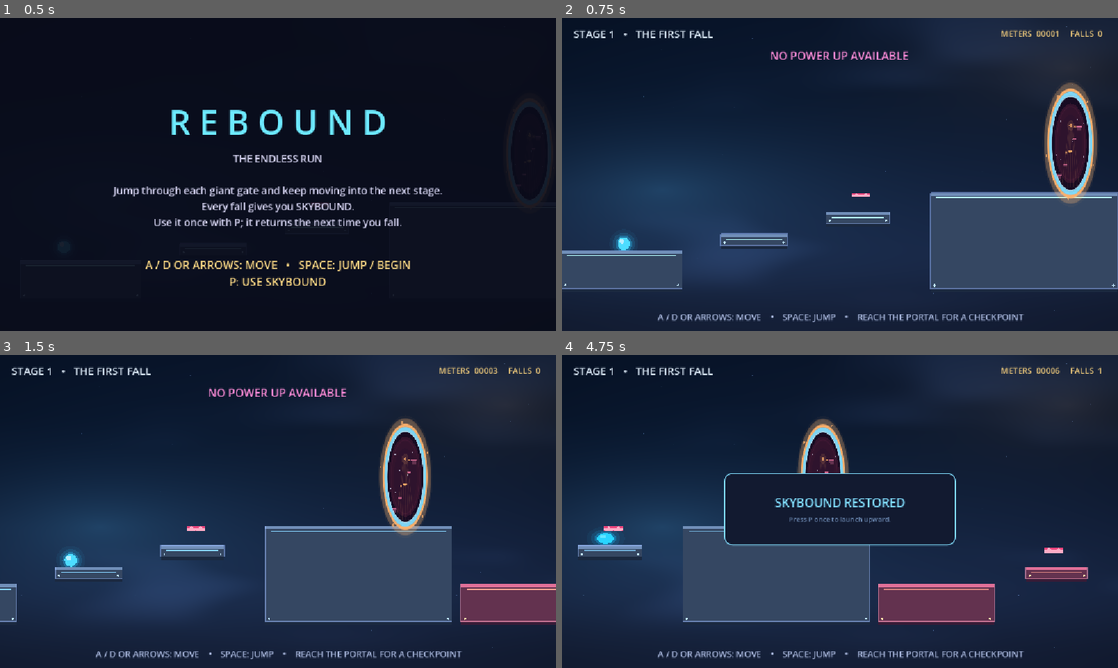
Above: before the commit, frames 1-4 (two rows, left to right).
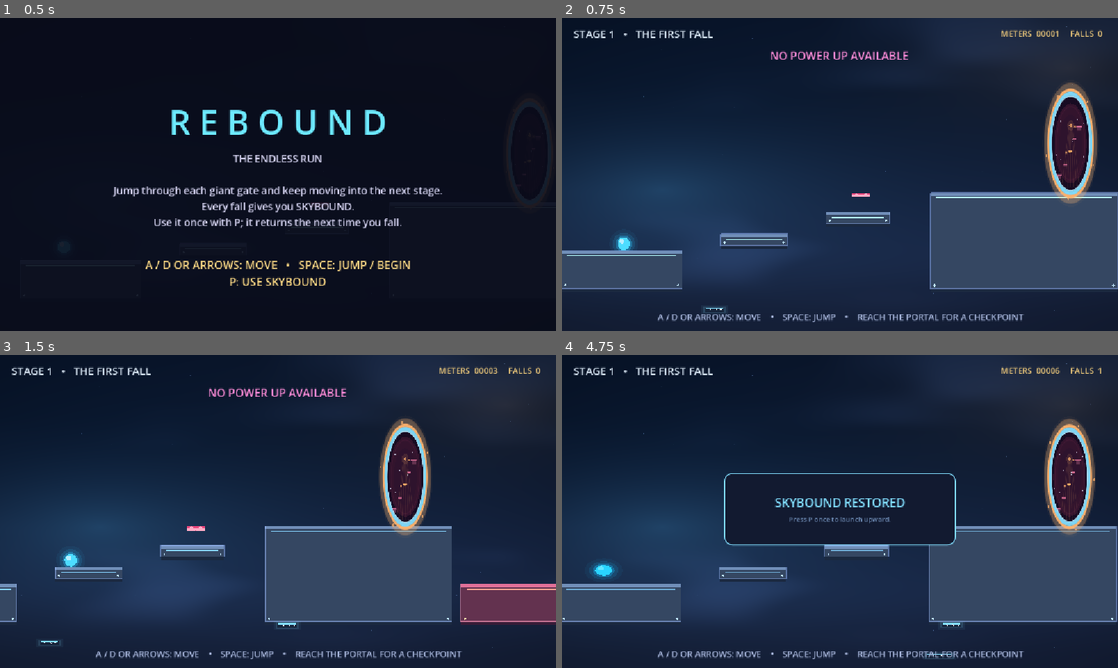
Above: after the commit, the same moments.

Repository: Epiccoder2211/REBOUND
Game: Godot game, scene res://main.tscn
The game is run twice, just before and just after one commit, with the same random seed, the same clock (stepped at 60 frames per second) and the same inputs. Sound files missing from this copy of the repository are replaced by a short silence.
Inputs:
- Up to frame 1 (0.5 s): no input
- Up to frame 2 (0.75 s): tap Enter (ui_accept) at 0.5 s; hold Right (ui_right) from 0.53 s (still down); tap P at 0.6 s
- Up to frame 3 (1.5 s): keep holding Right (ui_right); tap Enter (ui_accept) at 0.77 s; tap P at 1.35 s
- Up to frame 4 (4.75 s): tap Enter (ui_accept) at 1.52, 3.02, 3.77, 4.52 s; release Right (ui_right) at 2.03 s; hold Left (ui_left) 2.03-2.78 s; tap P at 2.1, 2.85, 3.6, 4.25, 4.35 s; hold Right (ui_right) 2.78-4.28 s; hold Left (ui_left) from 4.28 s (still down)

Frame 1 is identical in both runs. In frame 2, less than 0.1% of the frame differs, in the area x 25-30%, y 92-95%; in frame 3, 0.1%; in frame 4, 23%, in the area x 0-100%, y 20-98%.

Commit message:
Bounce 5

Diff:
--- a/scripts/bounce_pad.gd
+++ b/scripts/bounce_pad.gd
@@ -4,7 +4,7 @@
 signal activated
 
 var glow_color := Color("73eaff")
-var bounce_power := 650.0
+var bounce_power := 980.0
 var pulse := 0.0
 var pad_width := 42.0
 var pad_height := 8.0
@@ -22,16 +22,17 @@
 	collision.shape = shape
 	add_child(collision)
 	body_entered.connect(_on_body_entered)
+	body_exited.connect(_on_body_exited)
 
 func randomize_at(at: Vector2, spawn_chance: float = 0.3) -> void:
 	position = at
 	pad_width = randf_range(34.0, 54.0)
 	pad_height = randf_range(7.0, 10.0)
-	bounce_power = randf_range(620.0, 760.0)
+	bounce_power = randf_range(980.0, 1080.0)
 	activated_once = false
 	(collision.shape as RectangleShape2D).size = Vector2(pad_width, pad_height)
 	var spawned := randf() < spawn_chance
-	visible = false
+	visible = spawned
 	set_deferred("monitoring", spawned)
 	queue_redraw()
 
@@ -48,6 +49,10 @@
 	visible = true
 	activated.emit()
 
+func _on_body_exited(body: Node2D) -> void:
+	if body.has_method("bounce"):
+		activated_once = false
+
 func _draw() -> void:
 	var half_width := pad_width * 0.5
 	var half_height := pad_height * 0.5
--- a/scripts/main.gd
+++ b/scripts/main.gd
@@ -611,9 +611,8 @@
 	if state != "playing" or not is_instance_valid(player):
 		return
 	falls += 1
-	# Keep the current stage layout as-is when the player dies so the world does
-	# not get rebuilt or its active objects cleared on respawn.
-	player.respawn(safe_position)
+	# Keep the current stage layout, but return the player to this stage's start.
+	player.respawn(level_spawn)
 	# Recovery pads stay where they were, but can save the player again after a fall.
 	if is_instance_valid(active_stage_root):
 		for child in active_stage_root.get_children():
